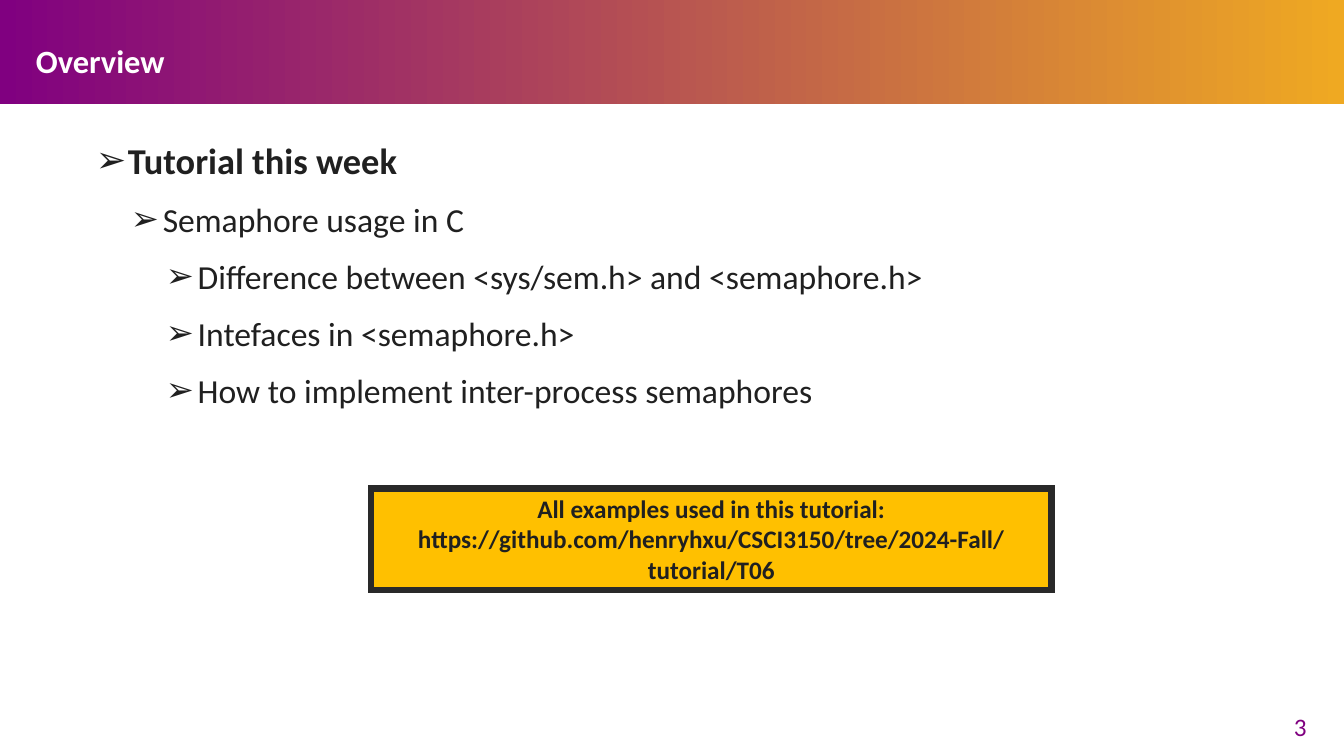
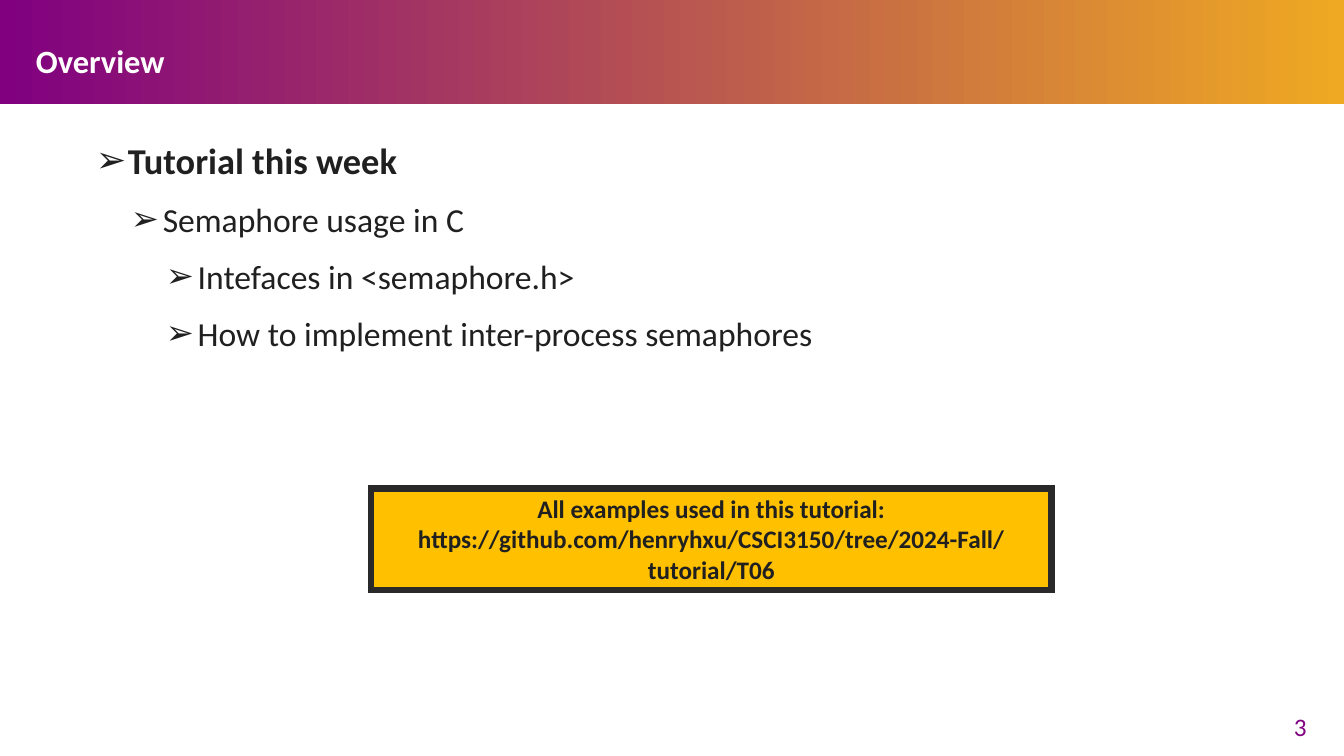
Before and after one commit to henryhxu/CSCI3150, a slide deck: slide 3 of tutorial/T06/tut06.pptx. Drawn at 1344x756 pixels with LibreOffice and Linux fonts; fonts in the diff are those of the drawing. Boxes give left, top, right and bottom in pixels: in the first picture for what was removed or moved away, otherwise in the second. Text is boxed around its words. In the diff, an @@ line names an element or a change of style, - is before the commit and + after.

Commit message:
Remove difference of semaphore.h and sys/sem.h in tut06.pptx

```diff
--- a/tutorial/T06/tut06.pptx
+++ b/tutorial/T06/tut06.pptx
@@ text at box(198, 265, 922, 295): paragraph removed @@
-    ➢ Difference between <sys/sem.h> and <semaphore.h>
```
Also in this commit, not shown: 2 slides removed.
